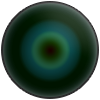
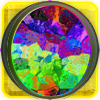
Layers edited between the first and the second w=100, h=100 image:
added layer "Ellipse 2 copy" above "Ellipse 1" over [left=7, top=1, right=94, bottom=100]
painted on "Ellipse 1", unmasked it over [left=2, top=2, right=98, bottom=98]
showed "Layer 1 copy" over [left=3, top=3, right=97, bottom=97]
showed "Shape 1", painted on it, unmasked it over [left=0, top=0, right=100, bottom=100]
showed "Polygon 1", painted on it, unmasked it over [left=1, top=8, right=100, bottom=91]
